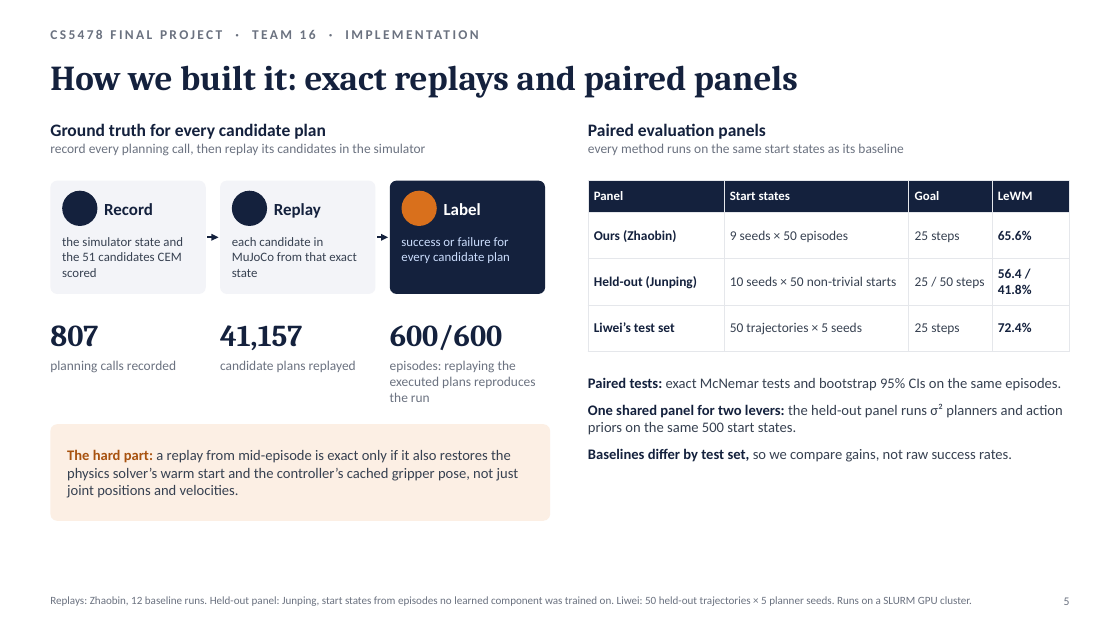
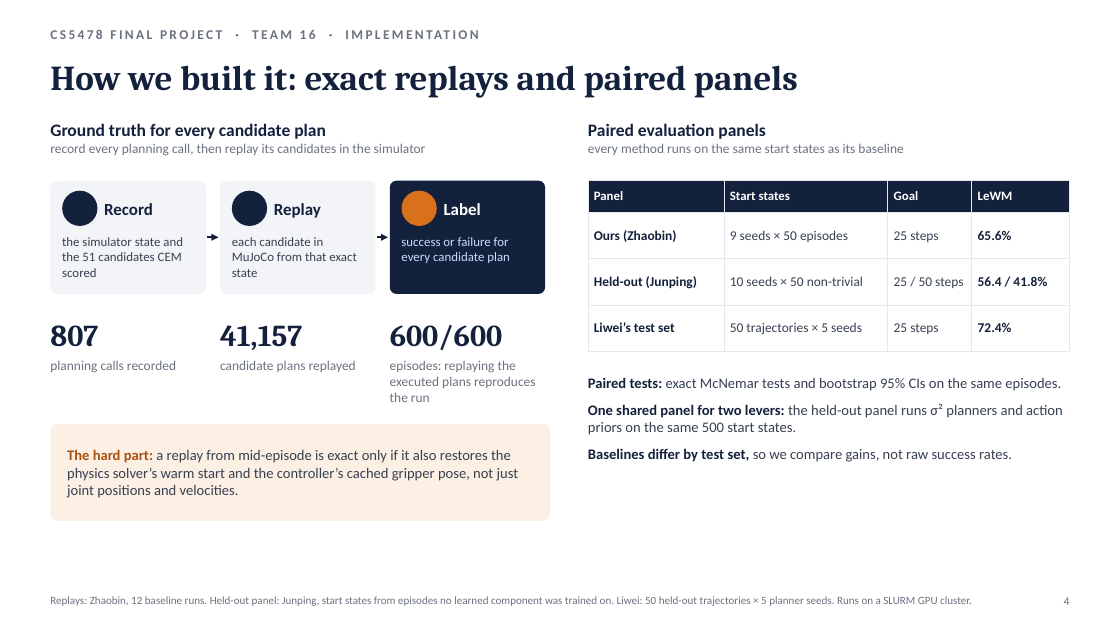
Before and after one commit to JaspinXu/uncertainty-aware-lewm, a slide deck: slide 4 of report/slides/CS5478_final_presentation.pptx (slide 5 before the commit). Drawn at 1120x630 pixels with LibreOffice and Linux fonts; fonts in the diff are those of the drawing; background and template pictures are left out. Boxes give left, top, right and bottom in pixels: in the first picture for what was removed or moved away, otherwise in the second. Text is boxed around its words. In the diff, an @@ line names an element or a change of style, - is before the commit and + after.

```diff
--- a/report/slides/CS5478_final_presentation.pptx
+++ b/report/slides/CS5478_final_presentation.pptx
@@ table at (588, 181, 1070, 339) @@
-row 3, column 2: 10 seeds × 50 non-trivial starts
+row 3, column 2: 10 seeds × 50 non-trivial
@@ text at (1064, 597, 1070, 605): text changed @@
-5
+4
```
Also in this commit, not shown: 7 other slides changed, 2 other files.
